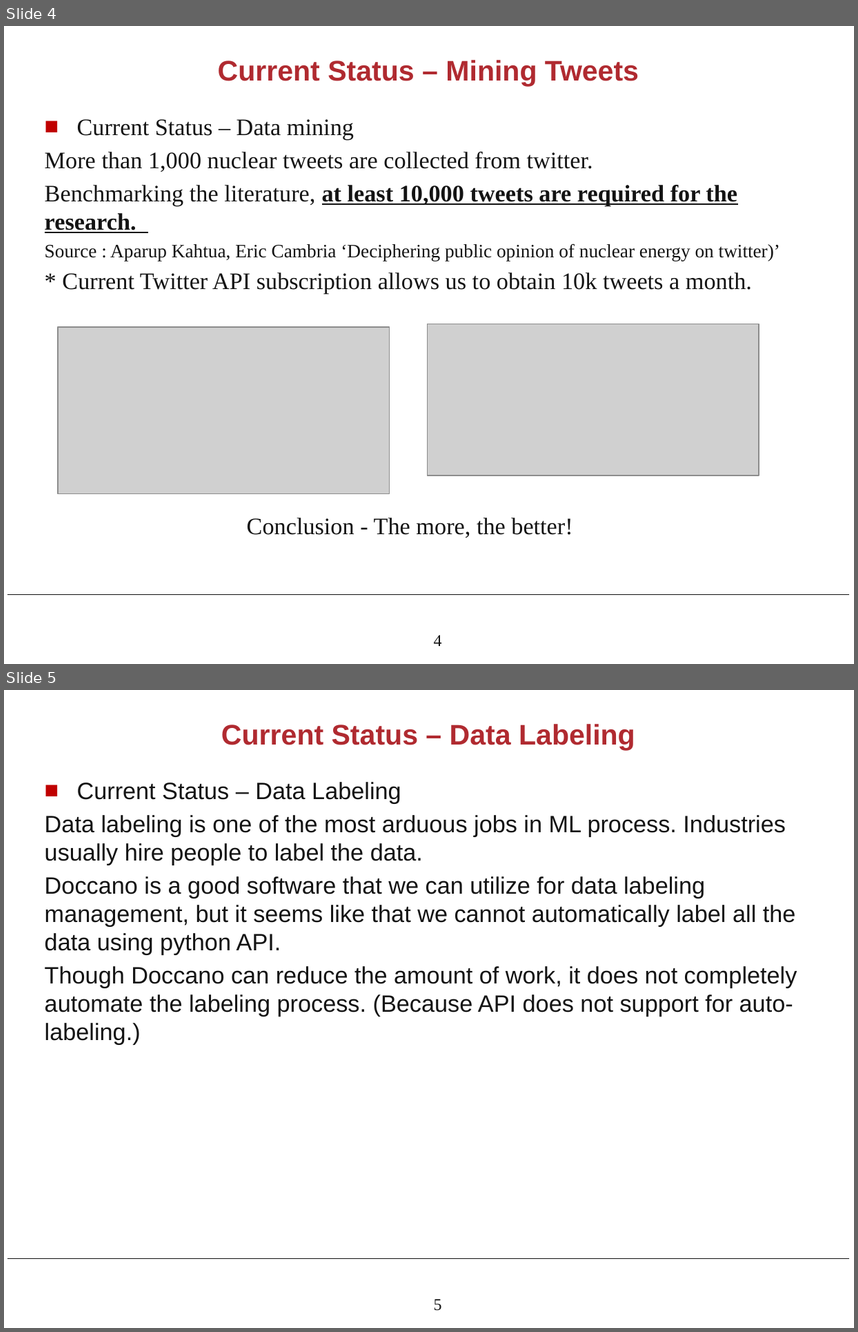
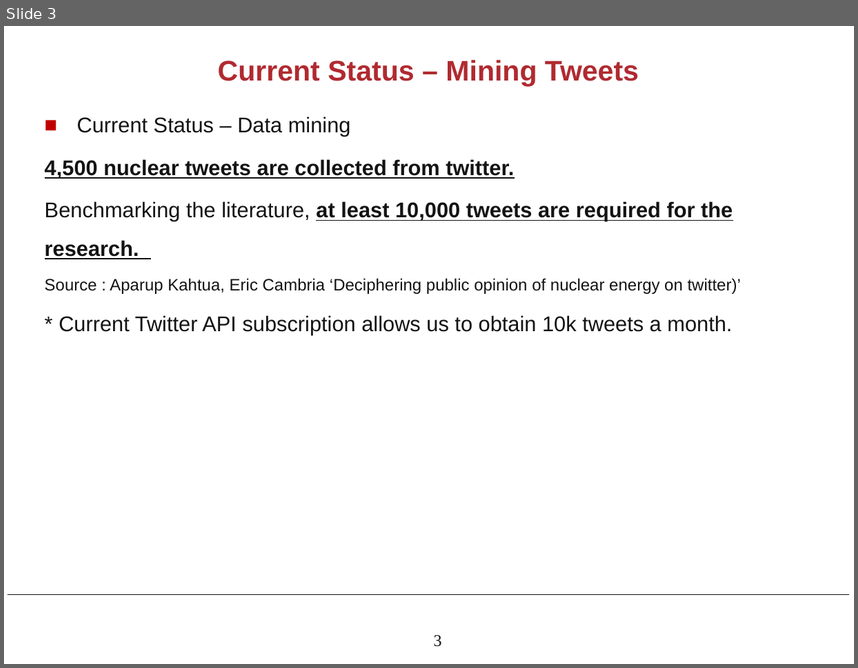
Before and after one commit to army17929/NLP, a slide deck: meeting_slides/week3.pptx. Shown one above the other, each under a label of ours: slides 4 and 5 before the commit, slide 3 after it. The pictures are 858x1332 and 858x668 pixels, drawn with LibreOffice and Linux fonts; fonts in the diff are those of the drawing; grey boxes stand for pictures; background and template pictures are left out. Boxes give left, top, right and bottom in pixels: in the first picture for what was removed or moved away, otherwise in the second. Text is boxed around its words. In the diff, an @@ line names an element or a change of style, - is before the commit and + after.

```diff
--- a/meeting_slides/week3.pptx
+++ b/meeting_slides/week3.pptx
@@ slide 5 removed at (4, 690, 854, 1328), background #FFFFFF; not listed: 2 template elements that a slide beside it also shows @@
@@ title removed at (221, 724, 635, 751) @@
-Current Status – Data Labeling
@@ text removed at (45, 782, 797, 1044) @@
-■ Current Status – Data Labeling
-Data labeling is one of the most arduous jobs in ML process. Industries usually hire people to label the data.
-Doccano is a good software that we can utilize for data labeling management, but it seems like that we cannot automatically label all the data using python API.
-Though Doccano can reduce the amount of work, it does not completely automate the labeling process. (Because API does not support for auto-labeling.)
@@ what was slide 4 is now slide 3 @@
@@ slide 3 changed as well @@
@@ text at (45, 116, 741, 335): size 20 to 18 pt in "Current Status – Data mining", "Benchmarking the literature, at least 10,000 tweets ...", "* Current Twitter API subscription allows us ..."; font Times New Roman to Arial in "Current Status – Data mining", "Benchmarking the literature, at least 10,000 tweets ...", "Source : Aparup Kahtua, Eric Cambria ‘Deciphering ...", "* Current Twitter API subscription allows us ..."; size 16 to 14 pt in "Source : Aparup Kahtua, Eric Cambria ‘Deciphering ..."; line spacing 1 to 1.5 @@
@@ text at (45, 159, 514, 178): text changed; size 20 to 18 pt; font Times New Roman to Arial; bold on @@
-More than 1,000 nuclear tweets are collected from twitter.
+4,500 nuclear tweets are collected from twitter.
@@ picture removed at (58, 327, 389, 494) @@
@@ picture removed at (428, 323, 759, 474) @@
@@ text removed at (247, 517, 573, 537) @@
-Conclusion - The more, the better!
@@ page number at (434, 635, 442, 646): text changed @@
-4
+3
```
Also in this commit, not shown: 2 other slides changed, 7 slides added, 4 other slides removed, 15 other files.
